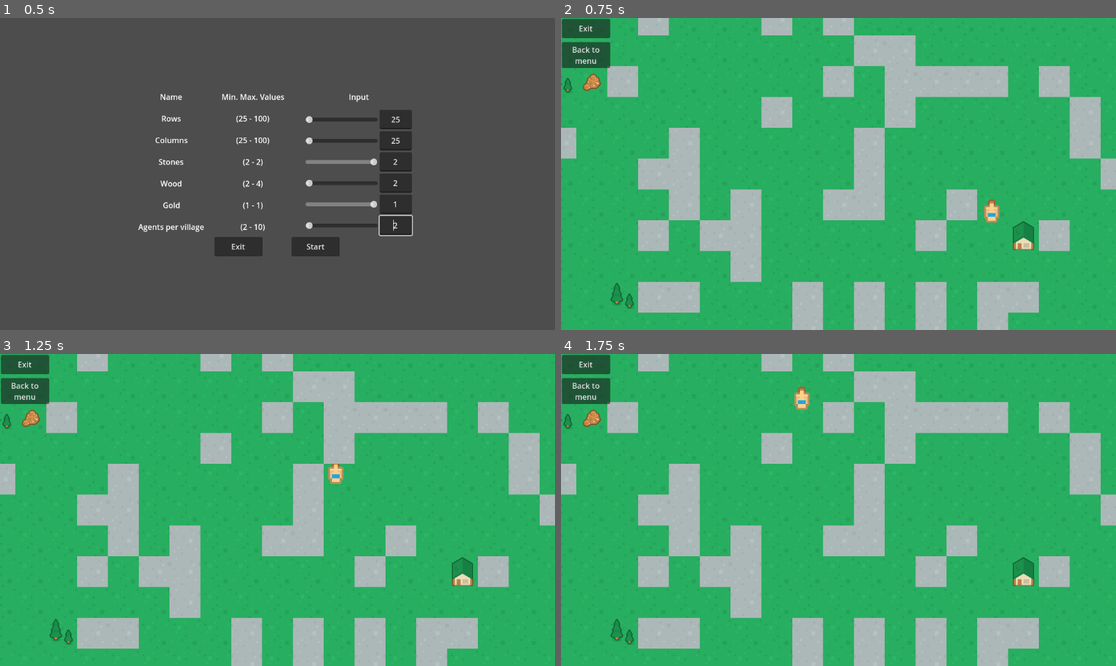
Above: before the commit, frames 1-4 (two rows, left to right).
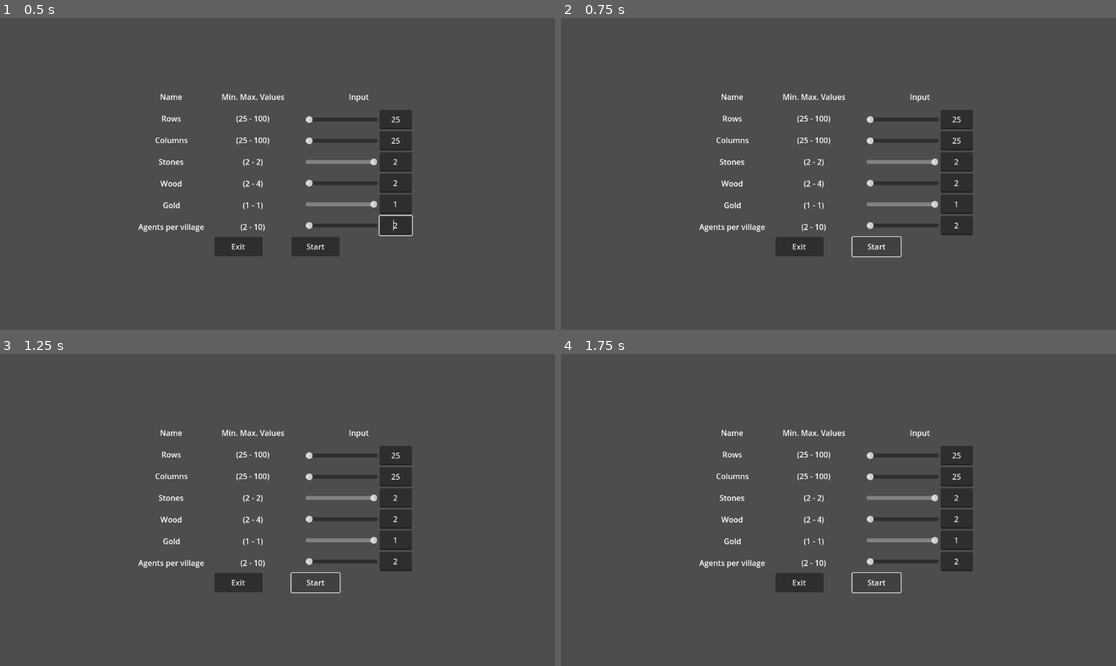
Above: after the commit, the same moments.

Repository: ApostolisSiampanis/intelligent-agents
Game: Godot game, scene res://scenes/input_screen.tscn
The game is run twice, just before and just after one commit, with the same random seed, the same clock (stepped at 60 frames per second) and the same inputs.
Inputs (mouse positions are in pixels of both pictures, inside the frame that each line leads up to):
- Up to frame 1 (0.5 s): no input
- Up to frame 2 (0.75 s): click "Start" at 0.5 s
- Up to frame 3 (1.25 s): no input
- Up to frame 4 (1.75 s): click (877, 581) at 1.25 s, where only the run after the commit has a clickable "Start"

Frame 1 is identical in both runs. In frame 2, 100% of the frame differs, in the area x 0-100%, y 0-100%; in frame 3, 100%; in frame 4, 100%.
Error before the commit: Attempt to call function 'local_to_map' in base 'null instance' on a null instance. (res://scripts/agent.gd:56)
Error after the commit: Parse Error: Could not preload resource file "res://scenes/agent.tscn". (res://scripts/map_generator.gd:7)

Commit message:
Rename RTS_medieval2.png to medieval_tilesheet_2.png

Diff:
--- a/scenes/agent.tscn
+++ b/scenes/agent.tscn
@@ -1,7 +1,7 @@
 [gd_scene load_steps=4 format=3 uid="uid://ddi7i5qaafx3r"]
 
 [ext_resource type="Script" path="res://scripts/agent.gd" id="1_1qcrf"]
-[ext_resource type="Texture2D" uid="uid://d2j525lq5pcfb" path="res://assets/medievalRTS/RTS_medieval2.png" id="1_3ai6s"]
+[ext_resource type="Texture2D" uid="uid://d2j525lq5pcfb" path="res://assets/medievalRTS/medieval_tilesheet_2.png" id="2_15li1"]
 
 [sub_resource type="RectangleShape2D" id="RectangleShape2D_frdbs"]
 size = Vector2(16, 24)
Renamed: assets/medievalRTS/RTS_medieval2.png -> assets/medievalRTS/medieval_tilesheet_2.png
Not shown, changed: assets/medievalRTS/medieval_tilesheet_2.png.import
